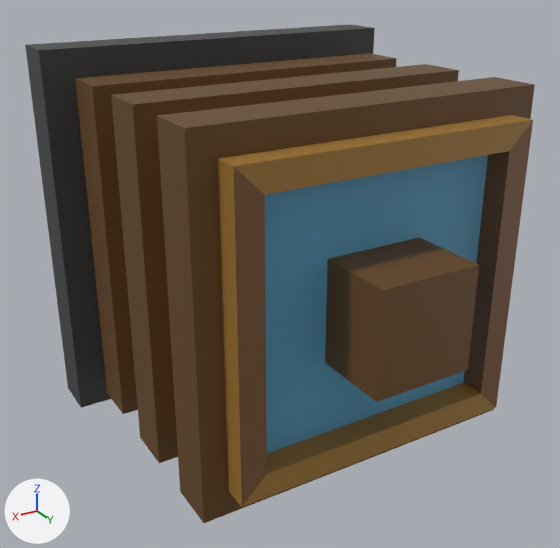
A saved change to the FBX model Assets/Models/WoodenCentrifuge.fbx.
Camera for both pictures: a 50 mm camera at (99.1, 206.1, 74.0) aimed at (5.0, 49.2, -4.4). Arrows for +X, +Y and +Z are at lower left; the lights stay in place. The older version comes first. Where no turn or scale is listed for an object, it has been applied to the vertices.
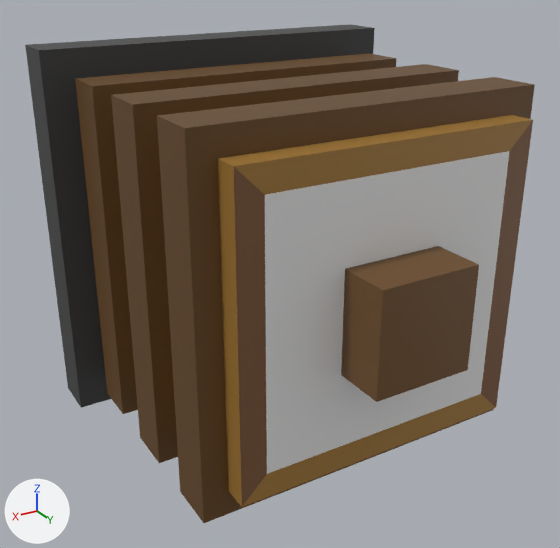
Changed parts and their boxes [x1, y1, x2, y2] in the pictures (560 x 548 px):
'Content', recoloured, moved, rescaled
    before: [265, 155, 488, 453]
    after: [265, 151, 510, 474]

Patch to the scene script:
```diff
--- a/Assets/Models/WoodenCentrifuge.fbx.py
+++ b/Assets/Models/WoodenCentrifuge.fbx.py
@@ me_content @@
 # used by ob_content; location = (0.0, 81.2, 0.0)
-me_content.from_pydata(...)  # 8 vertices, 6 faces; spans x -31.2..31.2, y -6.2..0.0, z -31.2..31.2
-me_content.materials.append(mat_lowpolycolor_png)  # picture img_lowpolycolor_png
+me_content.from_pydata(...)  # 8 vertices, 6 faces; spans x -31.2..31.2, y 0.0..68.8, z -31.2..31.2
+# me_content part 1: the whole mesh is scaled about its middle by (1, 11, 1), then moved by (0.0, 37.5, 0.0)
@@ ob_content @@
 ob_content = bpy.data.objects.new('Content', me_content)
-ob_content.location = (0.0, 81.2, 0.0)
+ob_content.location = (0.0, 18.8, 0.0)
```
